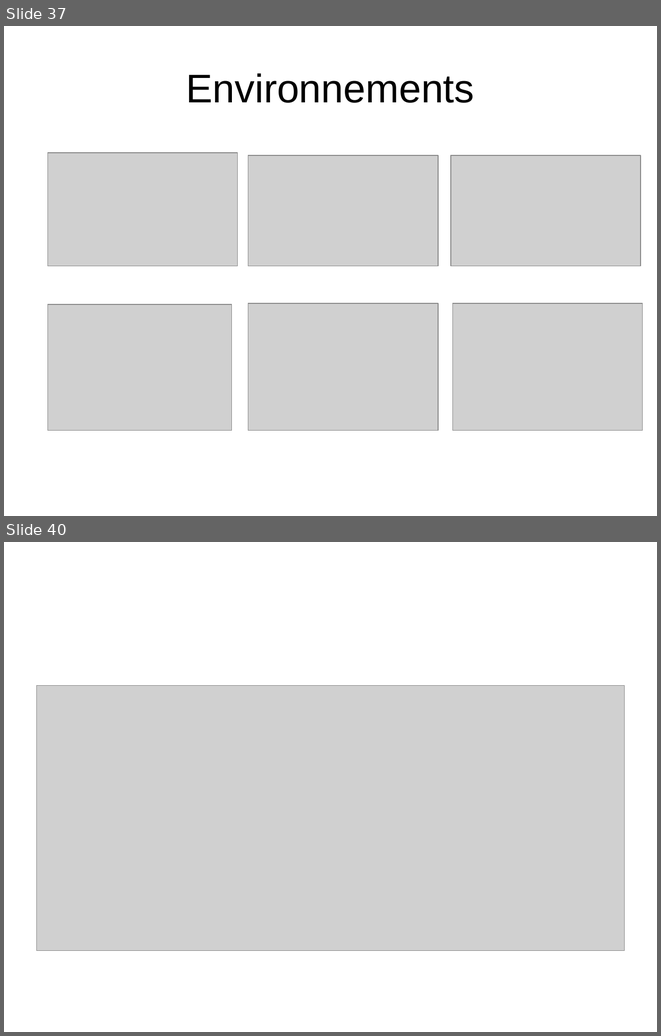
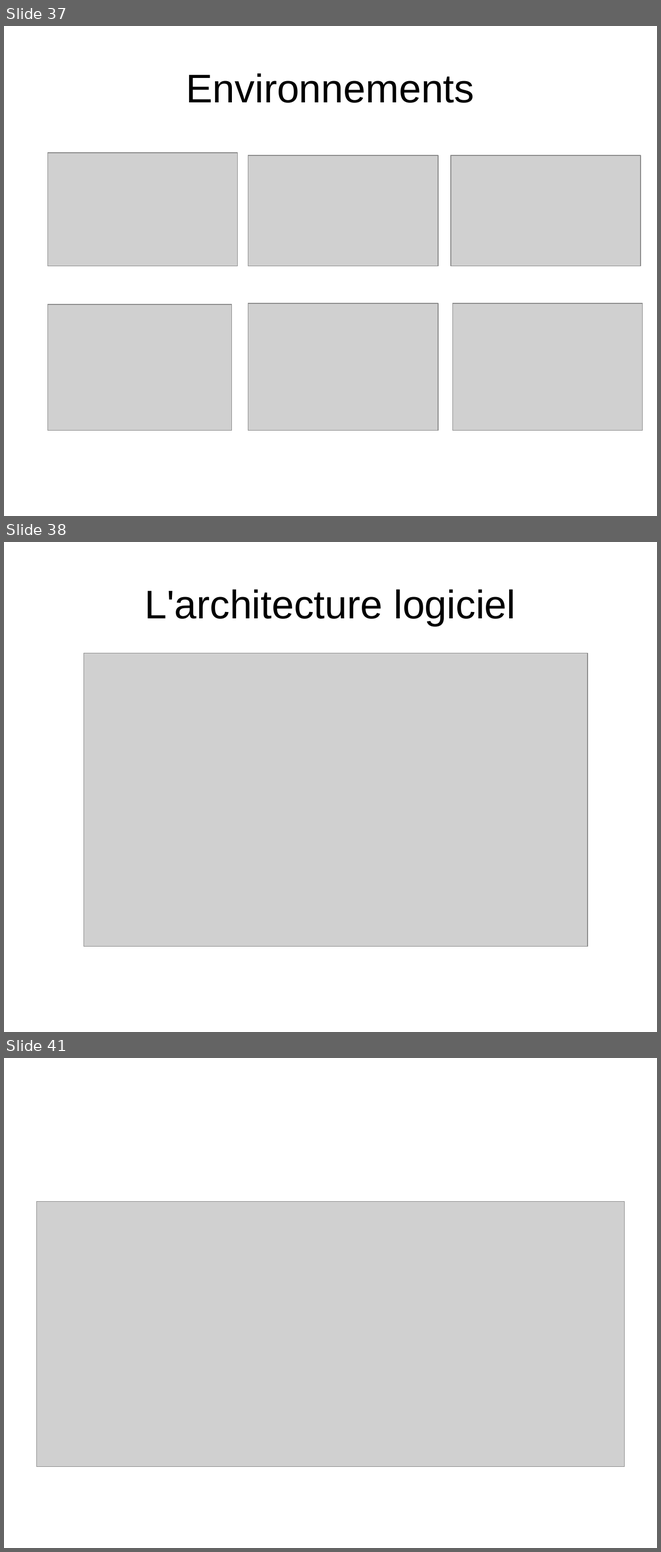
Before and after one commit to HabibAroua/Criminel_dep, a slide deck: documentation/presentation/P1/2734.ppt. Shown one above the other, each under a label of ours: slides 37 and 40 before the commit, slides 37, 38 and 41 after it; the slides between them are not shown. The pictures are 661x1036 and 661x1552 pixels, drawn with LibreOffice and Linux fonts; fonts in the diff are those of the drawing; grey boxes stand for pictures; background and template pictures are left out. Boxes give left, top, right and bottom in pixels: in the first picture for what was removed or moved away, otherwise in the second. Text is boxed around its words. In the diff, an @@ line names an element or a change of style, - is before the commit and + after.

```diff
--- a/documentation/presentation/P1/2734.ppt
+++ b/documentation/presentation/P1/2734.ppt
@@ slide 38 added at <box>4,542,657,1032</box>, background picture (left out) @@
@@ title added at <box>144,589,515,626</box>, 44 pt, text #000000 @@
+L'architecture logiciel
@@ picture added at <box>84,653,588,946</box> @@
@@ what was slide 40 is now slide 41 @@
```
Also in this commit, not shown: 2 slides changed, 3 other slides added, 2 slides removed, 1 other file.
